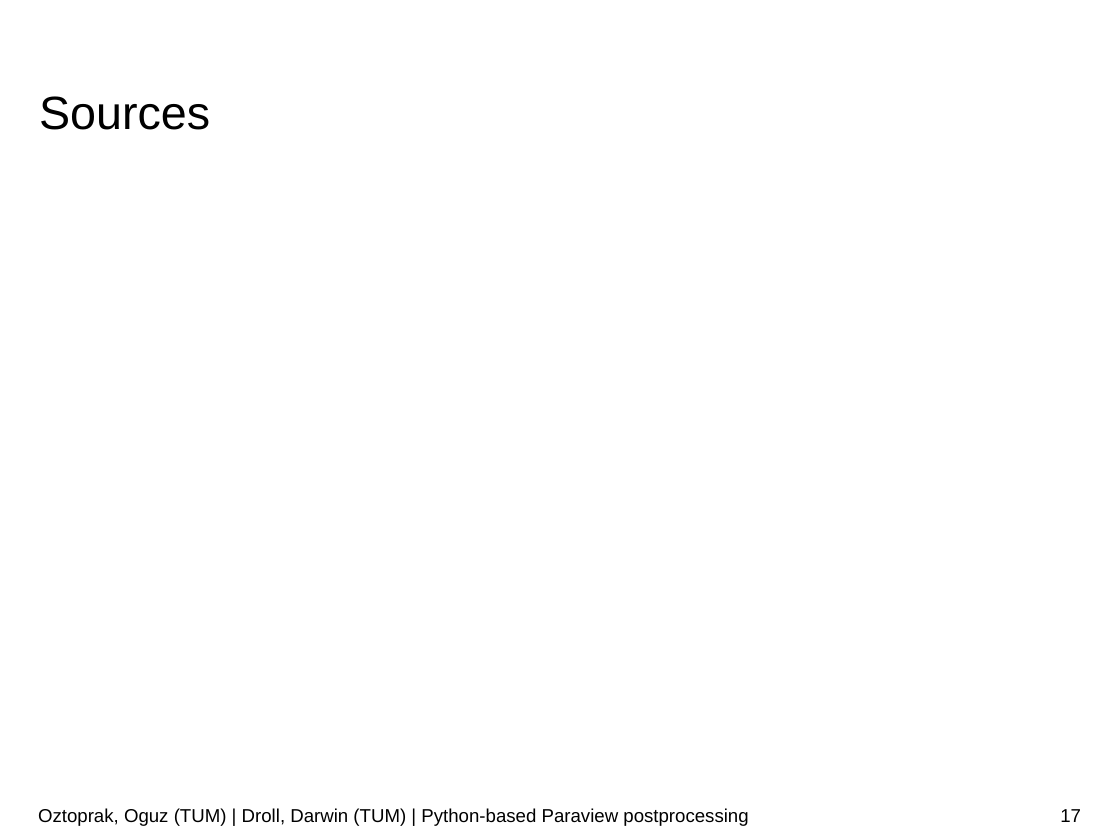
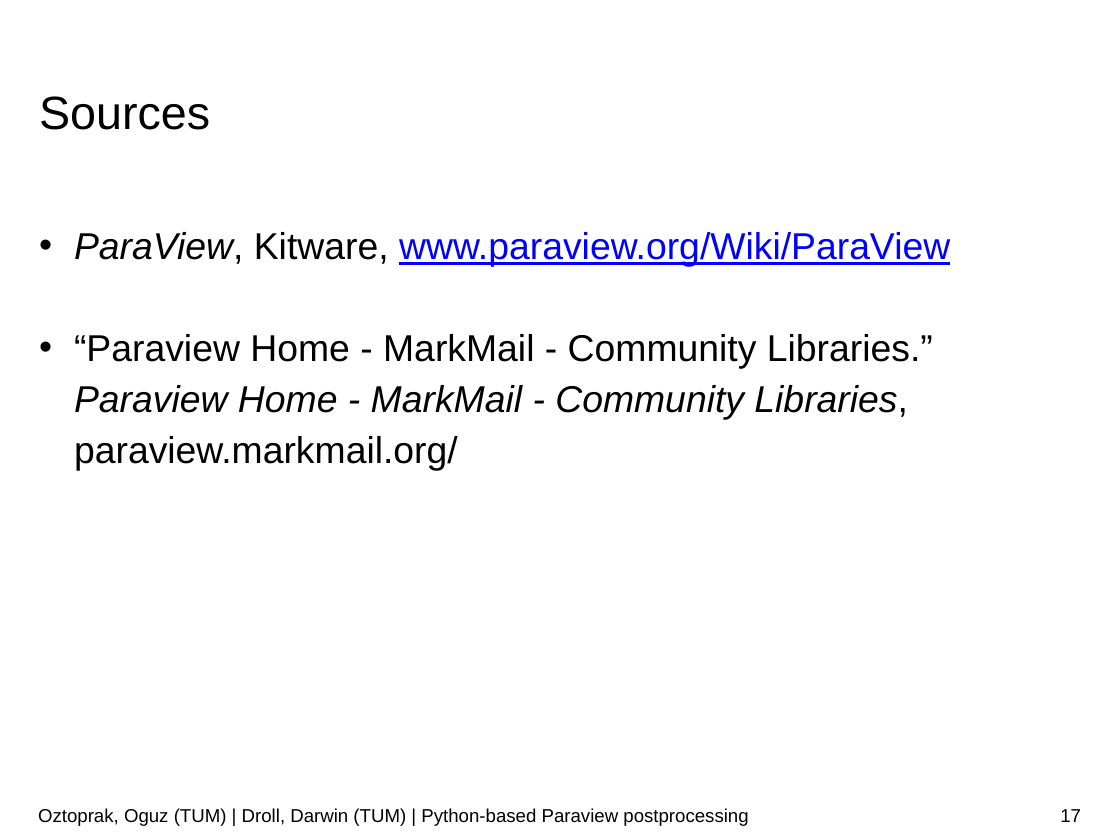
Before and after one commit to JusticeBoi/Paraview-PostProcessing-SoftwareLab, a slide deck: slide 17 of Paraview-postprocessor.pptx. Drawn at 1120x840 pixels with LibreOffice and Linux fonts; fonts in the diff are those of the drawing; background and template pictures are left out. Boxes give left, top, right and bottom in pixels: in the first picture for what was removed or moved away, otherwise in the second. Text is boxed around its words. In the diff, an @@ line names an element or a change of style, - is before the commit and + after.

```diff
--- a/Paraview-postprocessor.pptx
+++ b/Paraview-postprocessor.pptx
@@ text added at <box>74,232,950,471</box>, 24 pt, text #000000 @@
+• ParaView, Kitware, www.paraview.org/Wiki/ParaView
+• “Paraview Home - MarkMail - Community Libraries.” Paraview Home - MarkMail - Community Libraries, paraview.markmail.org/
```
Also in this commit, not shown: 14 other slides changed.
